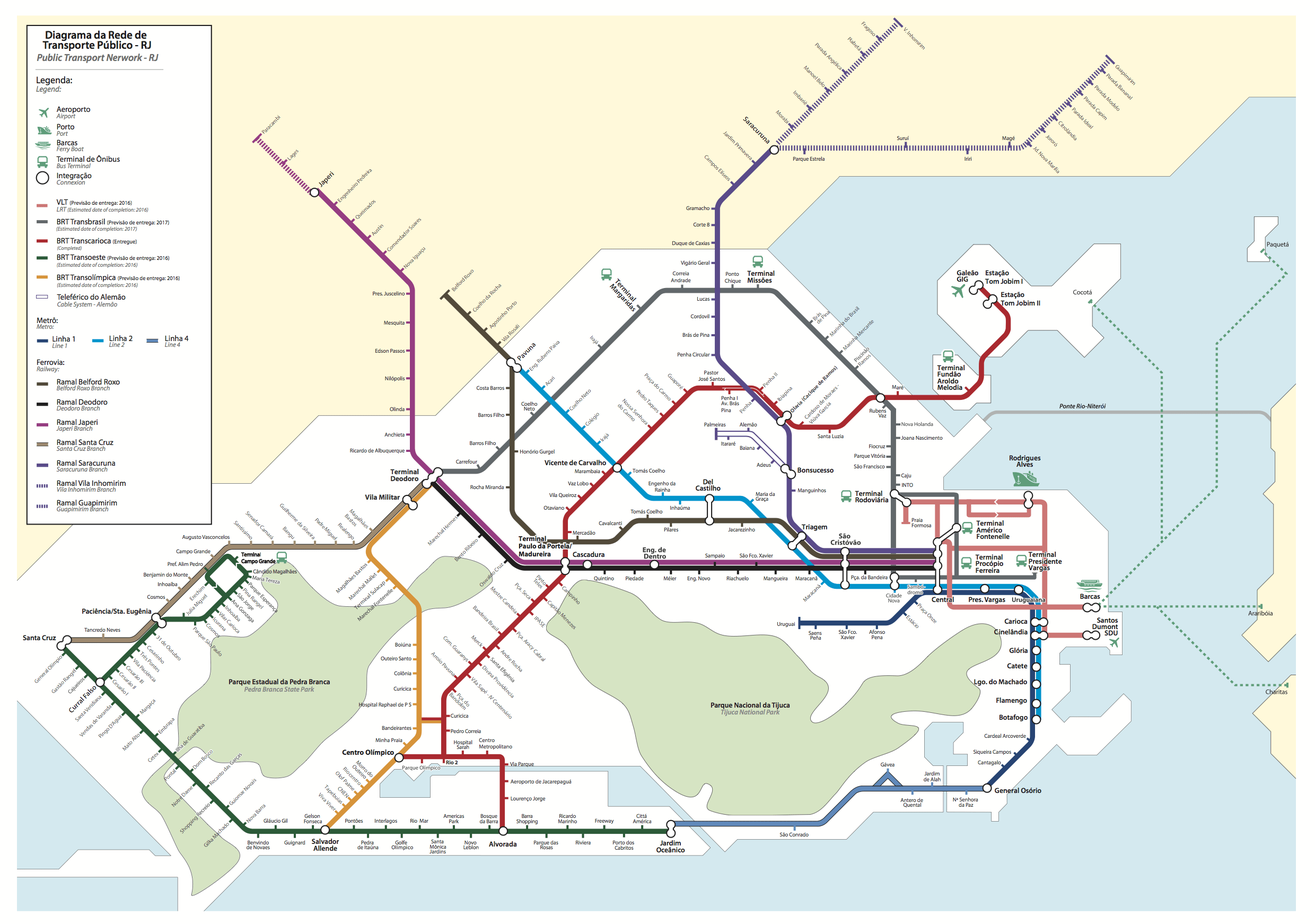
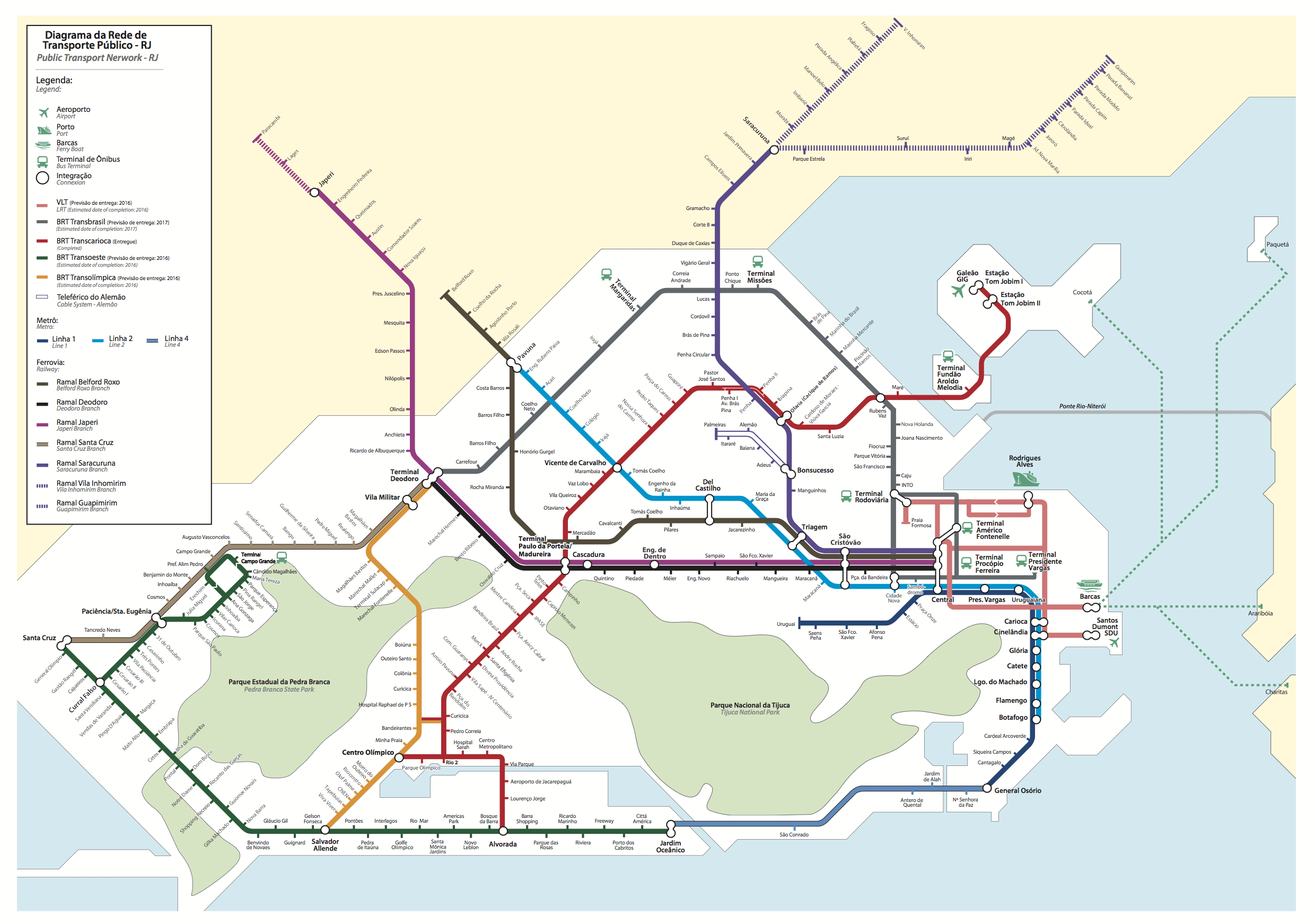
Revision of a layered 1315×924 image; what changed, layer by layer:
painted on "setrans-map.png" over [872, 762, 904, 787]
